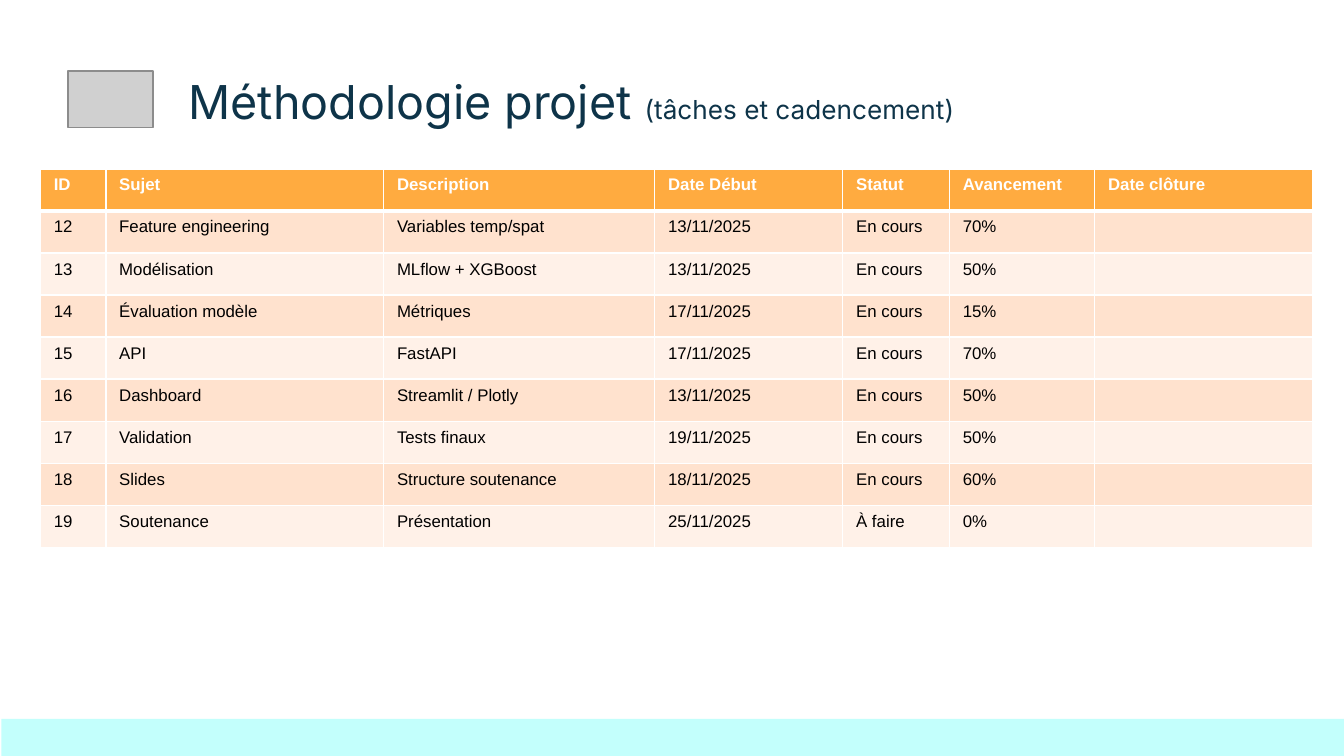
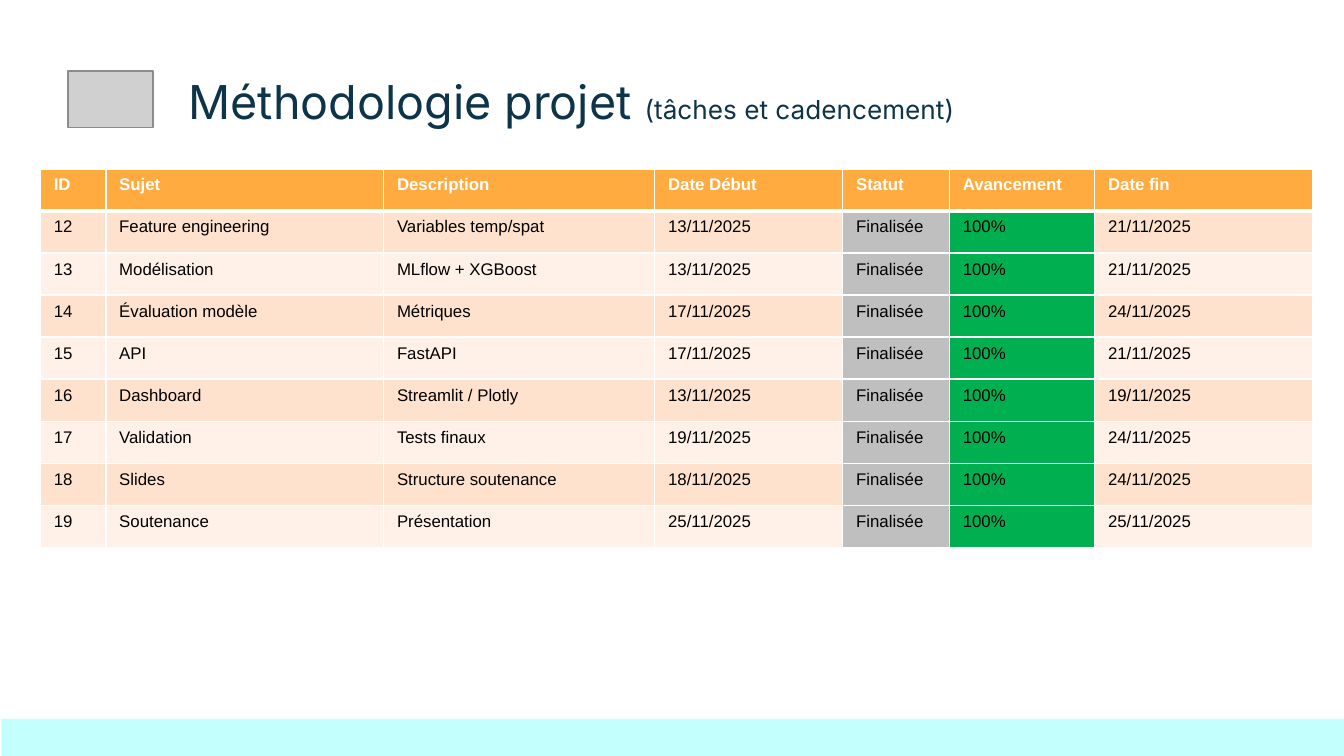
Before and after one commit to Sheikoh/REnergies_efficiency_prediction, a slide deck: slide 18 of presentation/dsfs_ft_36_Projet_REnergies_efficiency_prediction.pptx (slide 17 before the commit). Drawn at 1344x756 pixels with LibreOffice and Linux fonts; fonts in the diff are those of the drawing; grey boxes stand for pictures. Boxes give left, top, right and bottom in pixels: in the first picture for what was removed or moved away, otherwise in the second. Text is boxed around its words. In the diff, an @@ line names an element or a change of style, - is before the commit and + after.

```diff
--- a/presentation/dsfs_ft_36_Projet_REnergies_efficiency_prediction.pptx
+++ b/presentation/dsfs_ft_36_Projet_REnergies_efficiency_prediction.pptx
@@ table at bbox=[40, 169, 1313, 548] @@
-row 1, column 7: Date clôture
+row 1, column 7: Date fin
-row 2: 12 | Feature engineering | Variables temp/spat | 13/11/2025 | En cours | 70% | 
+row 2: 12 | Feature engineering | Variables temp/spat | 13/11/2025 | Finalisée | 100% | 21/11/2025
-row 3: 13 | Modélisation | MLflow + XGBoost | 13/11/2025 | En cours | 50% | 
+row 3: 13 | Modélisation | MLflow + XGBoost | 13/11/2025 | Finalisée | 100% | 21/11/2025
-row 4: 14 | Évaluation modèle | Métriques | 17/11/2025 | En cours | 15% | 
+row 4: 14 | Évaluation modèle | Métriques | 17/11/2025 | Finalisée | 100% | 24/11/2025
-row 5: 15 | API | FastAPI | 17/11/2025 | En cours | 70% | 
+row 5: 15 | API | FastAPI | 17/11/2025 | Finalisée | 100% | 21/11/2025
-row 6: 16 | Dashboard | Streamlit / Plotly | 13/11/2025 | En cours | 50% | 
+row 6: 16 | Dashboard | Streamlit / Plotly | 13/11/2025 | Finalisée | 100% | 19/11/2025
-row 7: 17 | Validation | Tests finaux | 19/11/2025 | En cours | 50% | 
+row 7: 17 | Validation | Tests finaux | 19/11/2025 | Finalisée | 100% | 24/11/2025
-row 8: 18 | Slides | Structure soutenance | 18/11/2025 | En cours | 60% | 
+row 8: 18 | Slides | Structure soutenance | 18/11/2025 | Finalisée | 100% | 24/11/2025
-row 9: 19 | Soutenance | Présentation | 25/11/2025 | À faire | 0% | 
+row 9: 19 | Soutenance | Présentation | 25/11/2025 | Finalisée | 100% | 25/11/2025
@@ fill #FFE2CF to #BFBFBF in 4 cells @@
@@ fill #FFE2CF to #00B050 in 4 cells @@
@@ fill #FFF1E8 to #BFBFBF in 4 cells @@
@@ fill #FFF1E8 to #00B050 in 4 cells @@
```
Also in this commit, not shown: 9 other slides changed, 1 slide added, 8 other files.
